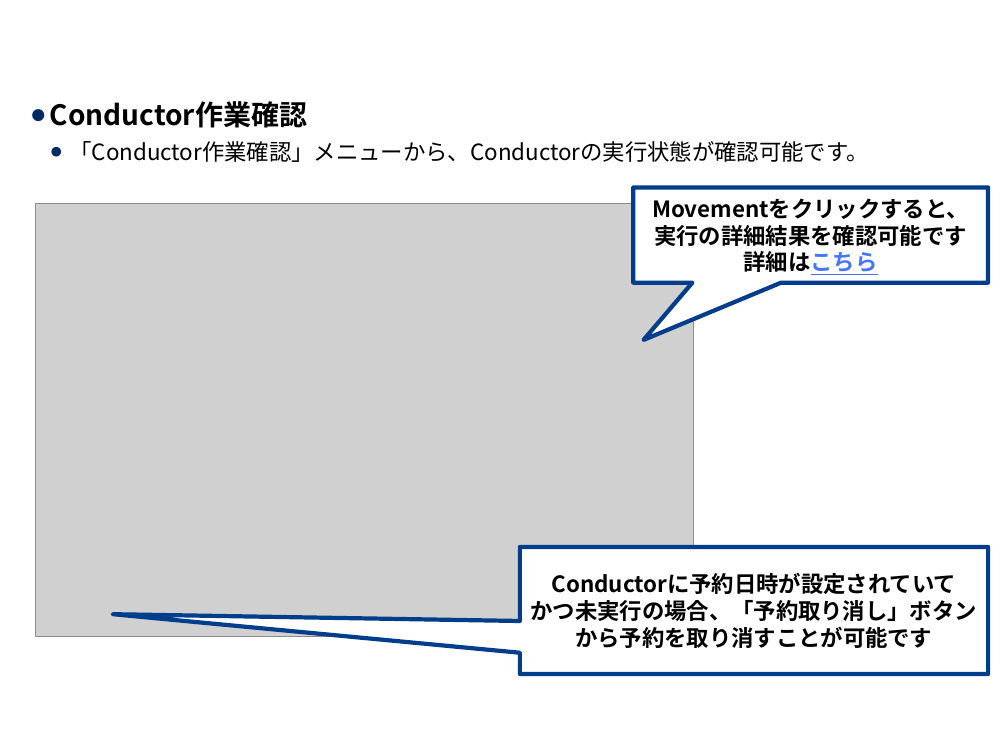
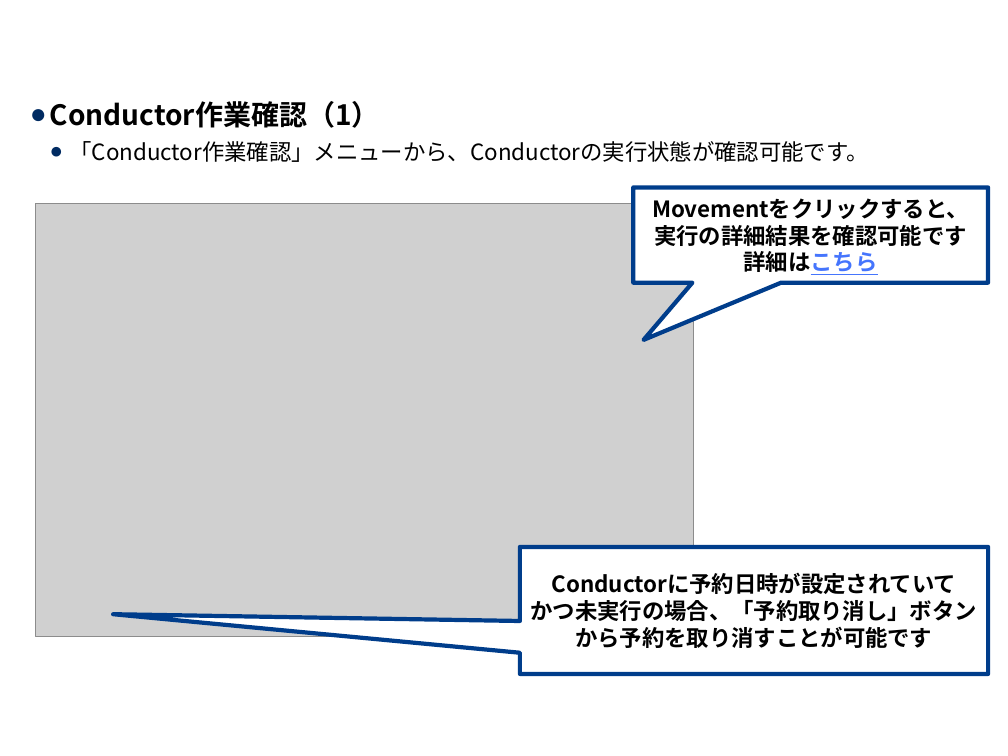
Before and after one commit to exastro-suite/it-automation-docs, a slide deck: slide 14 of asset/Learn_ja/ITA-Conductor_ja.pptx. Drawn at 1008x756 pixels with LibreOffice and Linux fonts; fonts in the diff are those of the drawing; grey boxes stand for pictures; background and template pictures are left out. Boxes give left, top, right and bottom in pixels: in the first picture for what was removed or moved away, otherwise in the second. Text is boxed around its words. In the diff, an @@ line names an element or a change of style, - is before the commit and + after.

```diff
--- a/asset/Learn_ja/ITA-Conductor_ja.pptx
+++ b/asset/Learn_ja/ITA-Conductor_ja.pptx
@@ text at (50,101,380,128): text changed @@
-● Conductor作業確認
+● Conductor作業確認（1）
```
Also in this commit, not shown: 9 other slides changed, 1 slide added, 1 other file.
